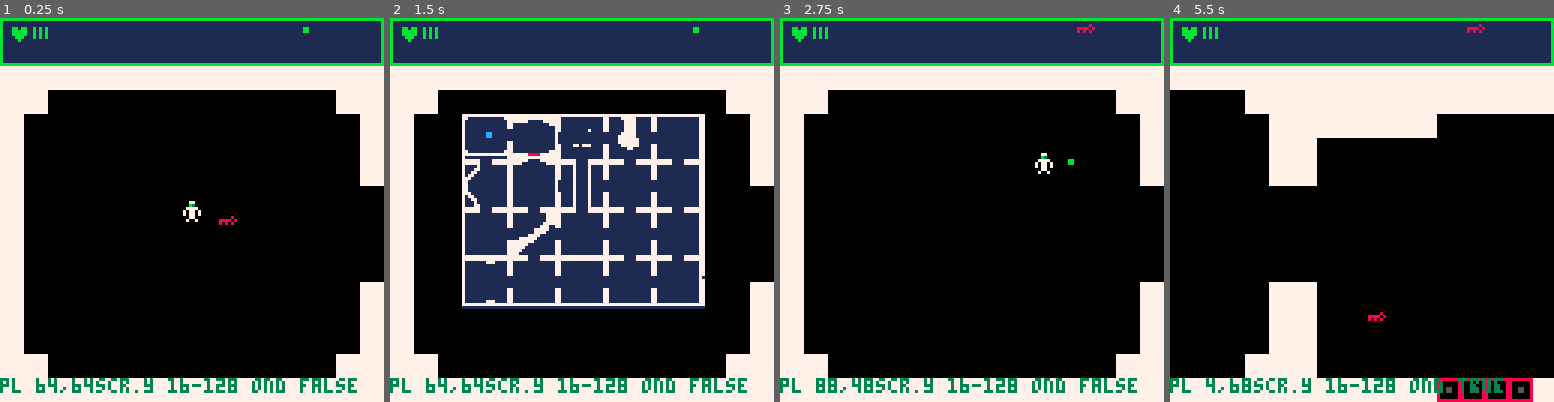
Above: before the commit, frames 1-4 (left to right).
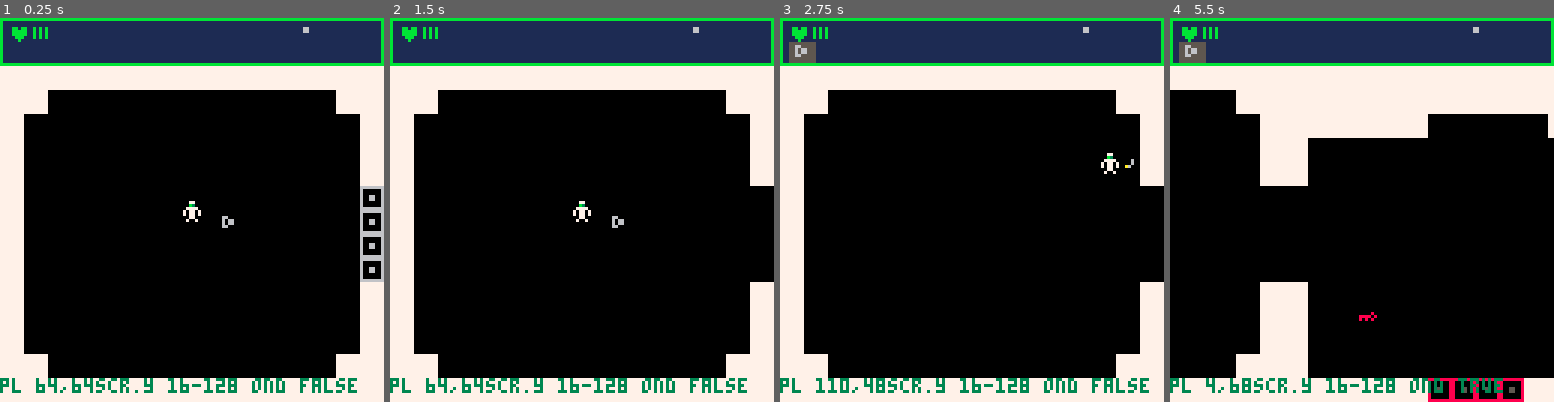
Above: after the commit, the same moments.

Repository: PedroMR/pico8
Game: PICO-8 cartridge ptron.p8
Same seed, same stepped clock (60 frames per second), same inputs: the game is played once before the commit and once after it.
Inputs:
- Up to frame 1 (0.25 s): no input
- Up to frame 2 (1.5 s): tap X (X key) at 0.33, 1.07 s; tap O (Z key) at 0.7 s
- Up to frame 3 (2.75 s): hold Right 1.6-2.1 s; tap O (Z key) at 1.7, 2.1, 2.5 s; tap X (X key) at 1.85 s; hold Up 2.15-2.42 s; hold Right from 2.47 s (still down)
- Up to frame 4 (5.5 s): tap O (Z key) every 0.4 s from 2.9 to 5.3 s; tap X (X key) at 2.97, 4.08, 5.2 s; release Right at 3.03 s; hold Left 3.08-3.58 s; hold Down 3.63-3.97 s; hold Right 4.02-4.68 s; hold Up 4.73-5.03 s; hold Left from 5.08 s (still down)

The runs differ from the first frame. In frame 1, 0.9% of the frame differs, in the area x 57-100%, y 2-69%; in frame 2, 32%, in the area x 18-83%, y 2-76%; in frame 3, 2.1%; in frame 4, 3.5%.

Commit message:
Weapons!

Diff:
--- a/ptron.p8
+++ b/ptron.p8
@@ -28,6 +28,11 @@
 local on_door=false
 local pl_items={}
 local it_key_red="kr"
+local pl_wpns={}
+pl_wpns[1]={dmg=1,spr=4,sel=true,get=4}
+pl_wpns[2]={dmg=2,spr=5}
+pl_wpns[3]={dmg=3,spr=6}
+pl_wpns.sel=1
 pl.hp_max=3
 pl.hp=pl.hp_max
 pl_damaged=0 -- damage blink
@@ -224,12 +229,13 @@
  local y0,y1=o.y-o.h/2,o.y+o.h/2
  -- world bounds
  if x0<scr.x0 or x1>scr.x1 or y0<scr.y0 or y1>scr.y1 then
-  return true,1
+  return true,0
  end
  -- tilemap
-	if coll_m(x0,y0) or coll_m(x1,y0)
-    or coll_m(x0,y1) or coll_m(x1,y1) then
-    return true,2
+ local ct=coll_m(x0,y0) or coll_m(x1,y0)
+    or coll_m(x0,y1) or coll_m(x1,y1)
+	if ct then
+    return true,ct
  end
 
  return false
@@ -245,17 +251,17 @@
  local t=tile_at(room,x,y)
  local f=fget(t)
  if band(f,1)>0 then
-  return true
- end
-
- return false
+  return f
+ end
+
+ return nil
 end
 
 function tryshoot()
  if (pl.shot>0 or pl.dead) return
  pl.shot=10
  local nb={x=pl.x,y=pl.y,spd=pl_last,
-  spr=2,tw=1,th=1,w=2,h=2
+  spr=2,tw=1,th=1,w=2,h=2,wpn=pl_wpns[pl_wpns.sel]
  }
  nb.w2=nb.w/2 nb.h2=nb.h/2
  local pl_bul_spd=3
@@ -279,8 +285,14 @@
  local t=mget(rx,ry)
  if band(fget(t),8) >=8 then
 --  printh("got item "..t,logfile)
-  pl_items[it_key_red]=true
-  mset(rx,ry,0)
+  for wpn in all(pl_wpns) do
+	  if t==wpn.get then
+	   wpn.got=true
+		  mset(rx,ry,0)
+		  break
+		 end
+		end
+--  pl_items[it_key_red]=true
  end
 end
 
@@ -290,10 +302,37 @@
     b.y += b.spd.y
     local coll, ct=coll_world(b)
     if coll then
-     if(ct==2) add_explosion(b,{c=10,ttl=2,n=5})
+     if(ct>0) add_explosion(b,{c=10,ttl=2,n=5})
+     if(ct>4) chk_open_door(b)
      del(pl_bul,b)
     end
   end
+end
+
+function chk_open_door(b)
+ b.x += b.spd.x -- extra oomph to find door
+ b.y += b.spd.y
+ local rx,ry=tile_from_coord(room,b.x,b.y)
+ local t=mget(rx,ry)
+ local f=fget(t)
+ printh("b "..b.x..","..b.y.." r "..rx..","..ry..' t '..t..' f '..f,logfile)
+ local d=0
+ if (t==70) d=1
+ -- on weapon
+  --todo neighbors too
+	if (d>0) open_neigh(rx,ry,t)
+ b.x -= b.spd.x
+ b.y -= b.spd.y
+end
+
+function open_neigh(rx,ry,t)
+  if mget(rx,ry)==t then
+			mset(rx,ry,65)
+			open_neigh(rx-1,ry,t)
+			open_neigh(rx+1,ry,t)
+ 		open_neigh(rx,ry-1,t)
+ 		open_neigh(rx,ry+1,t)
+		end
 end
 
 function upd_door()
@@ -646,7 +685,21 @@
 end
 
 function upd_map()
- if((btnp(4) and map_vis) or btnp(5)) map_tgl()
+-- if((btnp(4) and map_vis) or btnp(5)) map_tgl()
+ if(btnp(5)) switch_wpn()
+end
+
+function switch_wpn()
+ local ci=pl_wpns.sel
+ if (ci==0 or ci==nil) return
+ pl_wpns[ci].sel=false
+ local old_ci=ci
+ repeat
+	 ci+=1
+		if(pl_wpns[ci]==nil) ci=1
+ until pl_wpns[ci].got or ci==old_ci
+ pl_wpns[ci].sel=true
+ pl_wpns.sel = ci
 end
 
 function draw_hud()
@@ -668,7 +721,24 @@
   line(hpx0+i*2,hpy0,hpx0+i*2,hpy0+hph,c)
  end
 
-
+ --weapons
+ local wx0=3
+ local wy0=7
+ local wx=wx0
+
+ for wpn in all(pl_wpns) do
+  if wpn.got then
+	  if(wpn.sel) rectfill(wx,wy0+1,wx+8,wy0+7,5)
+			spr(wpn.spr,wx,wy0)
+		end
+		wx+=9
+ end
+--[[
+	spr(4,wx,wy0)  wx+=9
+// rect(wx-1,wy0,wx+9,wy0+8,7)
+ spr(5,wx,wy0) wx+=9
+ spr(6,wx,wy0) wx+=9
+]]
  --keys
  local kx0=98
  local ky=0
@@ -687,11 +757,11 @@
 __gfx__
 00000000000000000000000000000000000000000000000000000000000000000000000000000000000000000000000000000000000000000000000000000000
 00000000000770000000000000000000000000000000000000000000000000000000000000000000000000000000000000000000000000000000000000000000
-00700700000330000000000000000800000000000000000000000000000000000000000000000000000000000000000000000000000000000000000000000000
-0007700000777700000bb00008888080000000000000000000000000000000000000000000000000000000000000000000000000000000000000000000000000
-0007700007077070000bb00008080800000000000000000000000000000000000000000000000000000000000000000000000000000000000000000000000000
-00700700070770700000000000000000000000000000000000000000000000000000000000000000000000000000000000000000000000000000000000000000
-00000000000770000000000000000000000000000000000000000000000000000000000000000000000000000000000000000000000000000000000000000000
+00700700000330000000000000000800006600000ccccc0000000000000000000000000000000000000000000000000000000000000000000000000000000000
+000770000077770000066000088880800060660000666cc008888880000000000000000000000000000000000000000000000000000000000000000000000000
+000770000707707000066000080808000060660000c666cc08089990000000000000000000000000000000000000000000000000000000000000000000000000
+007007000707707000000000000000000066000000cc66cc08888880000000000000000000000000000000000000000000000000000000000000000000000000
+00000000000770000000000000000000000000000cccccc000000000000000000000000000000000000000000000000000000000000000000000000000000000
 00000000007007000000000000000000000000000000000000000000000000000000000000000000000000000000000000000000000000000000000000000000
 00000000000000000000000000000000000000000000000000000000000000000000000000000000000000000000000000000000000000000000000000000000
 07777770000770000000000000000000000000000000000000000000000000000000000000000000000000000000000000000000000000000000000000000000
@@ -717,14 +787,14 @@
 00000000000000000000000000000000000000000000000000000000000000000000000000000000000000000000000000000000000000000000000000000000
 00000000000000000000000000000000000000000000000000000000000000000000000000000000000000000000000000000000000000000000000000000000
 00000000000000000000000000000000000000000000000000000000000000000000000000000000000000000000000000000000000000000000000000000000
-77777777000000001111111188888888cccccccc0000000000000000000000000000000000000000000000000000000000000000000000000000000000000000
-77777777000000001000000180000008c000000c0000000000000000000000000000000000000000000000000000000000000000000000000000000000000000
-77777777000000001000000180000008c000000c0000000000000000000000000000000000000000000000000000000000000000000000000000000000000000
-77777777000550001005500180055008c005500c0000000000000000000000000000000000000000000000000000000000000000000000000000000000000000
-77777777000550001005500180055008c005500c0000000000000000000000000000000000000000000000000000000000000000000000000000000000000000
-77777777000000001000000180000008c000000c0000000000000000000000000000000000000000000000000000000000000000000000000000000000000000
-77777777000000001000000180000008c000000c0000000000000000000000000000000000000000000000000000000000000000000000000000000000000000
-77777777000000001111111188888888cccccccc0000000000000000000000000000000000000000000000000000000000000000000000000000000000000000
+77777777000000006666666688888888cccccccc1111111166666666000000000000000000000000000000000000000000000000000000000000000000000000
+77777777000000006500005680000008c000000c1000000160000006000000000000000000000000000000000000000000000000000000000000000000000000
+77777777000000006050050680000008c000000c1000000160000006000000000000000000000000000000000000000000000000000000000000000000000000
+77777777000550006005500680055008c005500c1005500160066006000000000000000000000000000000000000000000000000000000000000000000000000
+77777777000550006005500680055008c005500c1005500160066006000000000000000000000000000000000000000000000000000000000000000000000000
+77777777000000006050050680000008c000000c1000000160000006000000000000000000000000000000000000000000000000000000000000000000000000
+77777777000000006500005680000008c000000c1000000160000006000000000000000000000000000000000000000000000000000000000000000000000000
+77777777000000006666666688888888cccccccc1111111166666666000000000000000000000000000000000000000000000000000000000000000000000000
 00000000000000000000000000000000000000000000000000000000000000000000000000000000000000000000000000000000000000000000000000000000
 00000000000000000000000000000000000000000000000000000000000000000000000000000000000000000000000000000000000000000000000000000000
 00000000000000000000000000000000000000000000000000000000000000000000000000000000000000000000000000000000000000000000000000000000
@@ -814,7 +884,7 @@
 04040404040404040404040404040404040404040404040404040404040404040404040404040404040404040404040404040404040404040404040404040404
 04040404040404040404040404040404040404040404000000000404040404040000000000000000000000000000000000000000000000000000000000000000
 __gff__
-0000000c00000000000000000000000000000000000000000000000000000000000000000000000000000000000000000000000000000000000000000000000005020505050000000000000000000000000000000000000000000000000000000000000000000000000000000000000000000000000000000000000000000000
+0000000c0c000000000000000000000000000000000000000000000000000000000000000000000000000000000000000000000000000000000000000000000005020505050505000000000000000000000000000000000000000000000000000000000000000000000000000000000000000000000000000000000000000000
 0000000000000000000000000000000000000000000000000000000000000000000000000000000000000000000000000000000000000000000000000000000000000000000000000000000000000000000000000000000000000000000000000000000000000000000000000000000000000000000000000000000000000000
 __map__
 4040404040404040404040404040404040404040404040404040404040404040404040404040404040404040404040404040404040404040404040404040404040404040404040404040404040404040404040404040404040404040404040400000000000000000000000000000000000000000000000000000000000000000
@@ -822,10 +892,10 @@
 4000000000000000000000000000004040404040404000000000004040404040400000000000000000000000000000404000000000004040404000000000004040000000000000000000000000000040400000000000000000000000000000400000000000000000000000000000000000000000000000000000000000000000
 4000000000000000000000000000004040000000000000000000000000404040400000000000000000000000000000404000000000004040404000000000004040000000000000000000000000000040400000000000000000000000000000400000000000000000000000000000000000000000000000000000000000000000
 4000000000000000000000000000004040000000000000000000000000000040400000000000000000000000000000404000000000004040404000000000004040000000000000000000000000000040400000000000000000000000000000400000000000000000000000000000000000000000000000000000000000000000
-4000000000000000000000000000004141000000000000000000110000000040400000000000000000004000000000404000000000004040404000000000004040000000000000000000000000000040400000000000000000000000000000400000000000000000000000000000000000000000000000000000000000000000
-4000000000000000000300000000004141000000000000000000000000000042410000000000000000000000000000000000000000404040404000000000000000000000000000000000000000000040400000000000000000000000000000000000000000000000000000000000000000000000000000000000000000000000
-4000000000000000000000000000004141000000000000100000000000000042410000000000000000000000000000000000000040404040404000000000000000000000000000000000000000000040400000000000000000000000000000000000000000000000000000000000000000000000000000000000000000000000
-4000000000000000000000000000004141000000000000000000000000000042410000000000000000000000000000000000000040404040404040000000000000000000000000000000000000000040400000000000000000000000000000000000000000000000000000000000000000000000000000000000000000000000
+4000000000000000000000000000004641000000000000000000110000000040400000000000000000004000000000404000000000004040404000000000004040000000000000000000000000000040400000000000000000000000000000400000000000000000000000000000000000000000000000000000000000000000
+4000000000000000000400000000004641000000000000000000000000000042410000000000000000000000000000000000000000404040404000000000000000000000000000000000000000000040400000000000000000000000000000000000000000000000000000000000000000000000000000000000000000000000
+4000000000000000000000000000004641000000000000100000000000000042410000000000000000000000000000000000000040404040404000000000000000000000000000000000000000000040400000000000000000000000000000000000000000000000000000000000000000000000000000000000000000000000
+4000000000000000000000000000004641000000000000000000000000000042410000000000000000000000000000000000000040404040404040000000000000000000000000000000000000000040400000000000000000000000000000000000000000000000000000000000000000000000000000000000000000000000
 4000000000000000000000000000004040000000000000000000000000000042410000000000000000000000000000000000000040404040404040000000000000000000000000000000000000000040400000000000000000000000000000000000000000000000000000000000000000000000000000000000000000000000
 4000000000000000000000000000004040000003000000000000000000000040400000000040400040404000000000404000000000404040404040000000004040000000000000000000000000000040400000000000000000000000000000400000000000000000000000000000000000000000000000000000000000000000
 4000000000000000000000000000004040000000000000000000000000000040400000000000000000000000000000404000000000000040400000000000004040000000000000000000000000000040400000000000000000000000000000400000000000000000000000000000000000000000000000000000000000000000
